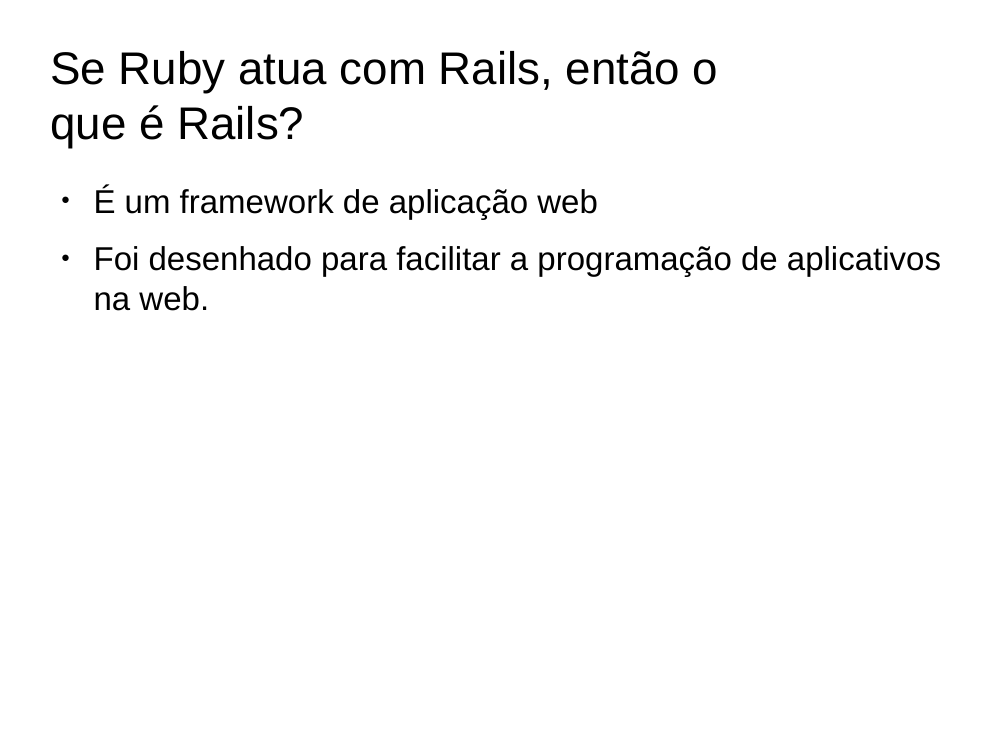
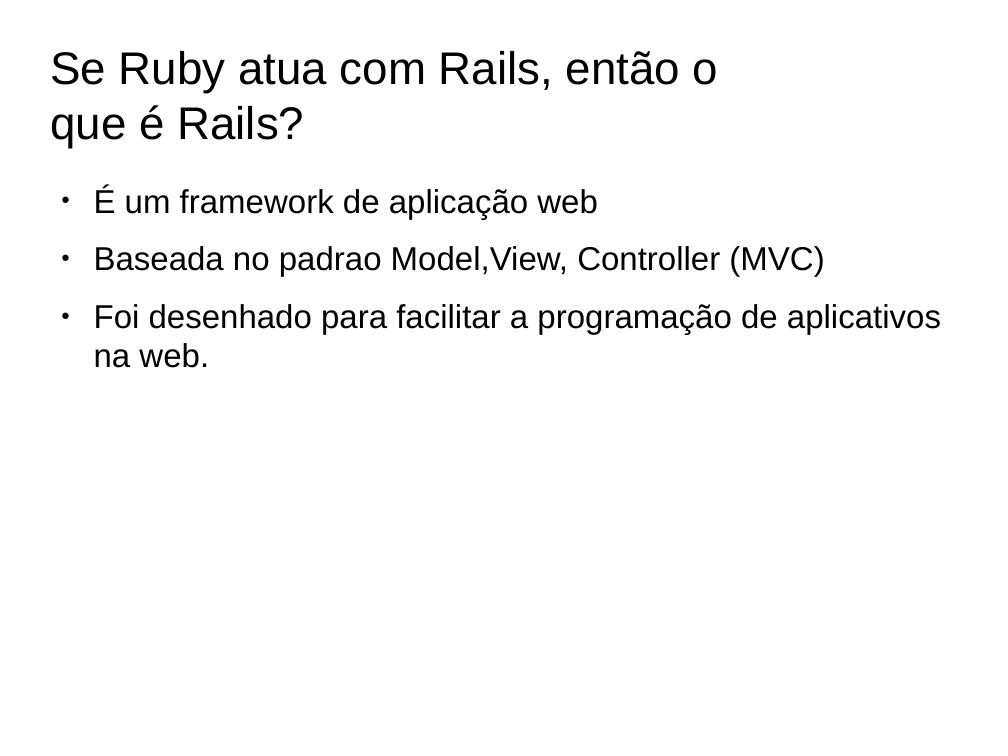
Before and after one commit to brunojus/cicmonit, a slide deck: slide 5 of Apresentacao.odp. Drawn at 1008x756 pixels with LibreOffice and Linux fonts; fonts in the diff are those of the drawing; background and template pictures are left out. Boxes give left, top, right and bottom in pixels: in the first picture for what was removed or moved away, otherwise in the second. Text is boxed around its words. In the diff, an @@ line names an element or a change of style, - is before the commit and + after.

```diff
--- a/Apresentacao.odp
+++ b/Apresentacao.odp
@@ text at (94, 246, 824, 277): paragraph added @@
+● Baseada no padrao Model,View, Controller (MVC)
```
Also in this commit, not shown: 16 other slides changed, 2 slides removed.
